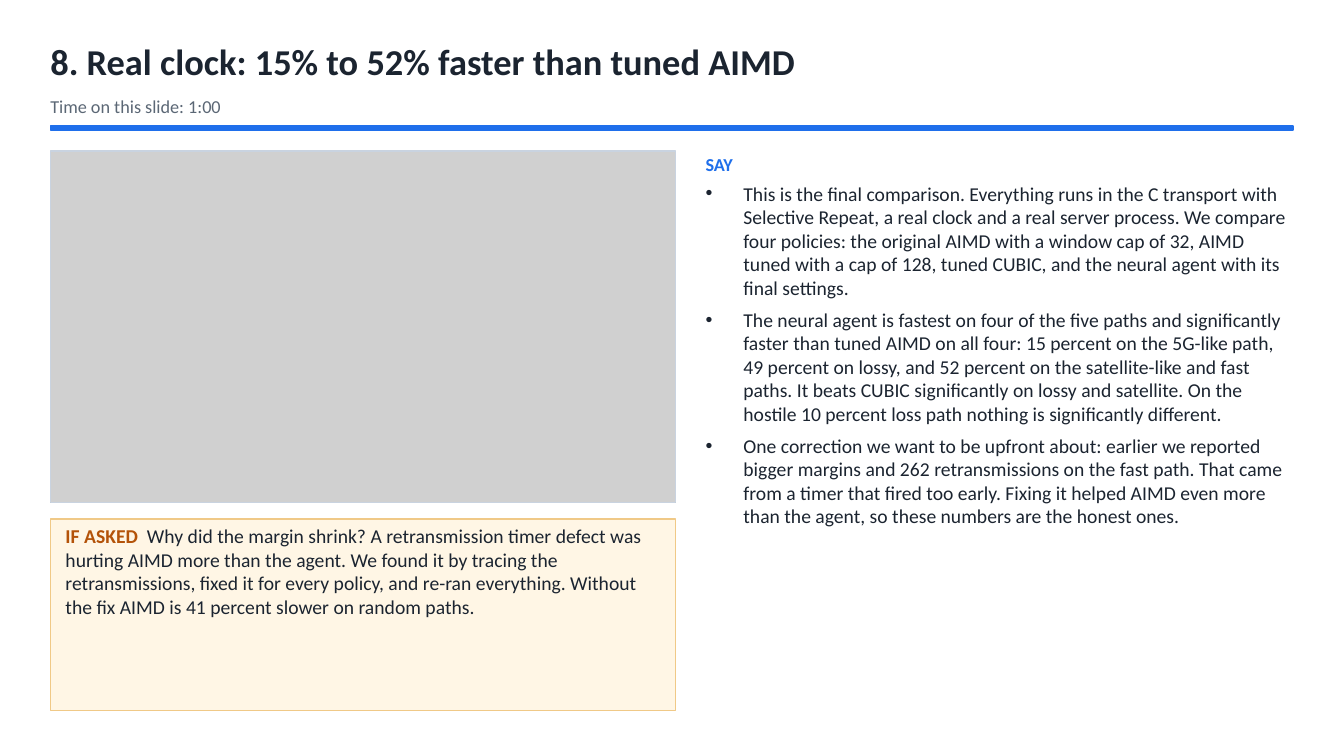
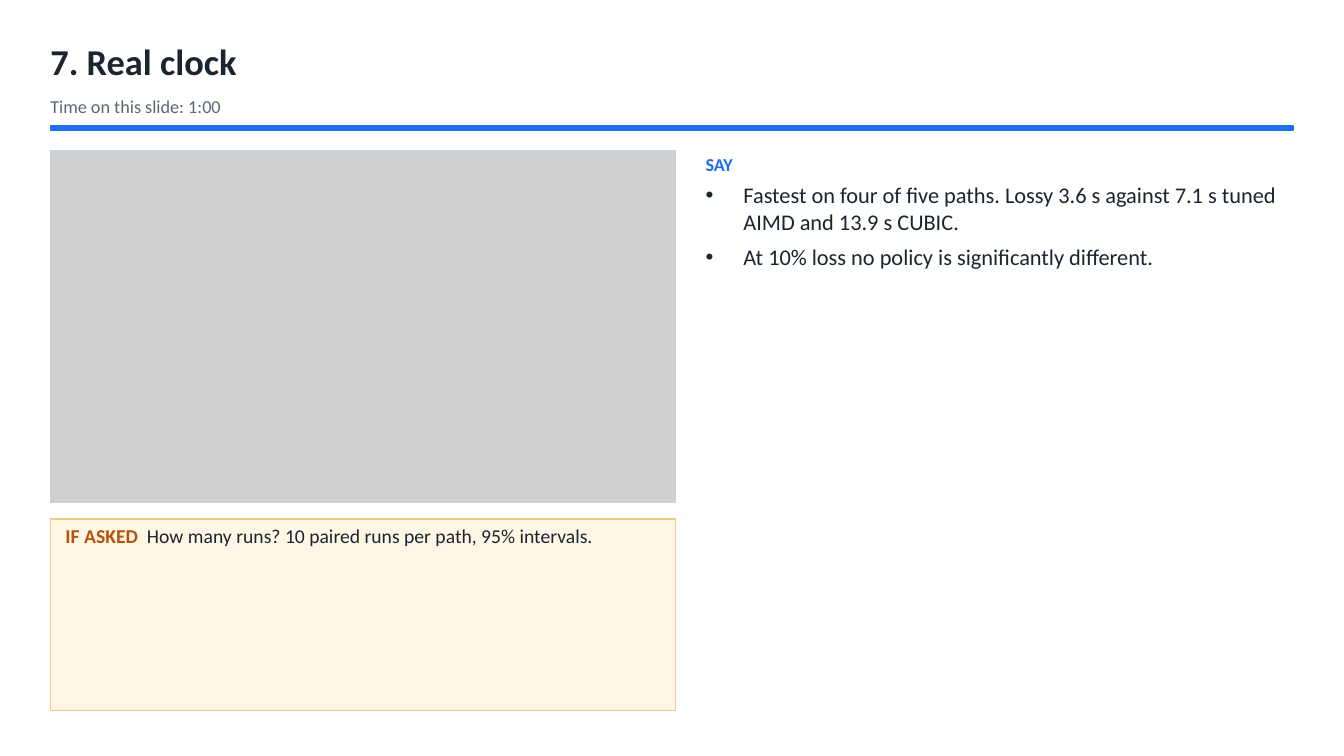
Before and after one commit to Capsturrrr/REPLIC, a slide deck: slide 9 of docs/final/RUDP_Host_Guide.pptx (slide 10 before the commit). Drawn at 1344x756 pixels with LibreOffice and Linux fonts; fonts in the diff are those of the drawing; grey boxes stand for pictures. Boxes give left, top, right and bottom in pixels: in the first picture for what was removed or moved away, otherwise in the second. Text is boxed around its words. In the diff, an @@ line names an element or a change of style, - is before the commit and + after.

```diff
--- a/docs/final/RUDP_Host_Guide.pptx
+++ b/docs/final/RUDP_Host_Guide.pptx
@@ text at (50,49,236,76): text changed @@
-8. Real clock: 15% to 52% faster than tuned AIMD
+7. Real clock
@@ text at (743,187,1276,269): text changed; size 14 to 16 pt @@
-• This is the final comparison. Everything runs in the C transport with Selective Repeat, a real clock and a real server process. We compare four policies: the original AIMD with a window cap of 32, AIMD tuned with a cap of 128, tuned CUBIC, and the neural agent with its final settings.
-• The neural agent is fastest on four of the five paths and significantly faster than tuned AIMD on all four: 15 percent on the 5G-like path, 49 percent on lossy, and 52 percent on the satellite-like and fast paths. It beats CUBIC significantly on lossy and satellite. On the hostile 10 percent loss path nothing is significantly different.
-• One correction we want to be upfront about: earlier we reported bigger margins and 262 retransmissions on the fast path. That came from a timer that fired too early. Fixing it helped AIMD even more than the agent, so these numbers are the honest ones.
+• Fastest on four of five paths. Lossy 3.6 s against 7.1 s tuned AIMD and 13.9 s CUBIC.
+• At 10% loss no policy is significantly different.
@@ text at (65,529,593,546): text changed @@
-IF ASKED Why did the margin shrink? A retransmission timer defect was hurting AIMD more than the agent. We found it by tracing the retransmissions, fixed it for every policy, and re-ran everything. Without the fix AIMD is 41 percent slower on random paths.
+IF ASKED How many runs? 10 paired runs per path, 95% intervals.
```
Also in this commit, not shown: 37 other slides changed, 5 slides removed, 9 other files.
